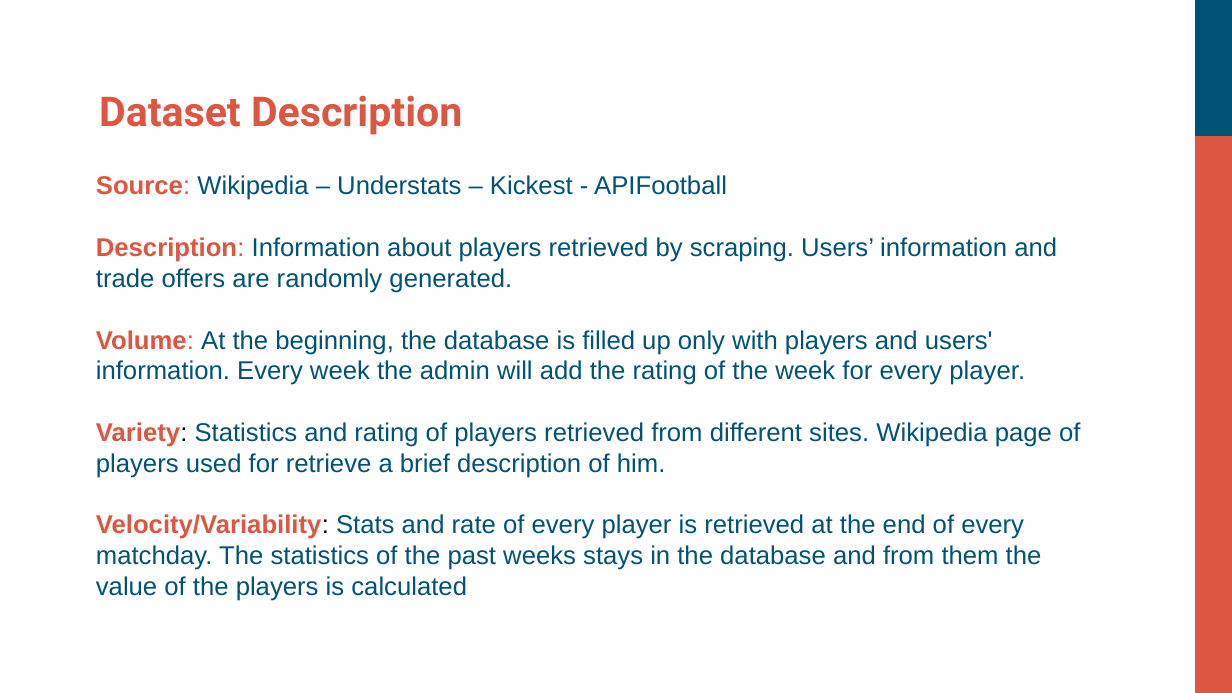
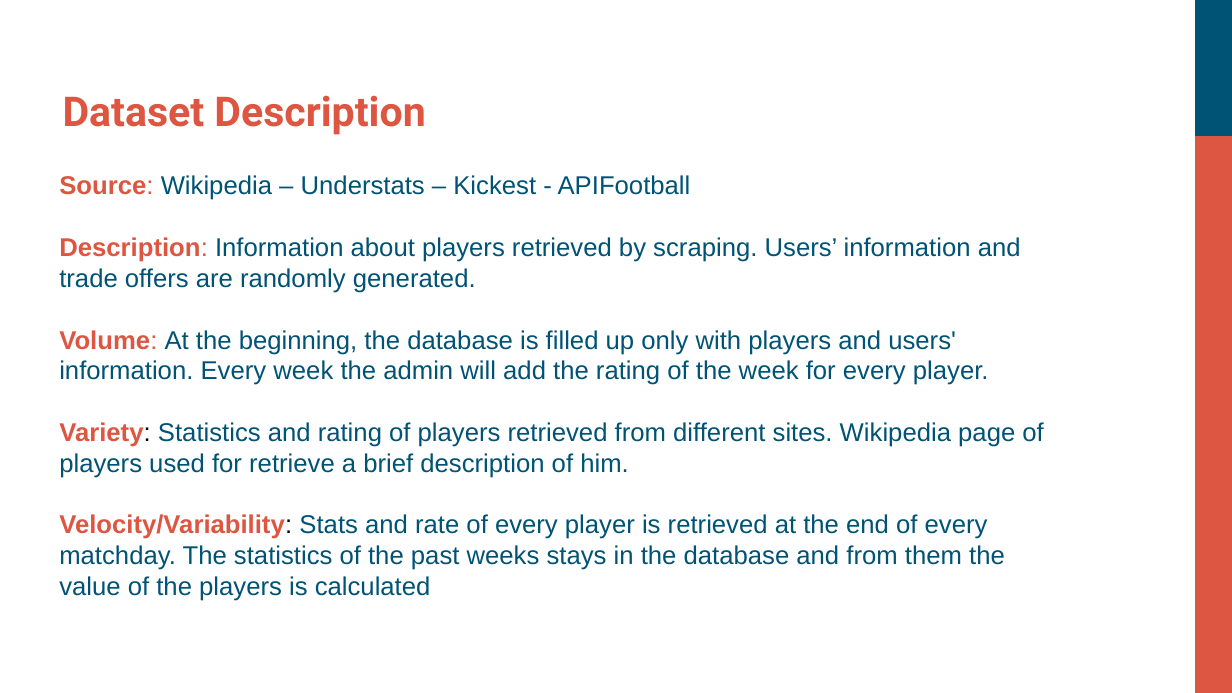
Before and after one commit to Plaza99/FantaManager, a slide deck: slide 3 of FantaManager-Presentation.pptx. Drawn at 1232x693 pixels with LibreOffice and Linux fonts; fonts in the diff are those of the drawing. Boxes give left, top, right and bottom in pixels: in the first picture for what was removed or moved away, otherwise in the second. Text is boxed around its words. In the diff, an @@ line names an element or a change of style, - is before the commit and + after.

```diff
--- a/FantaManager-Presentation.pptx
+++ b/FantaManager-Presentation.pptx
@@ title "Dataset Description": place and size @@
-title "Dataset Description" at bbox=[99, 95, 462, 135]
+title "Dataset Description" at bbox=[63, 95, 425, 135]
@@ text "Source: Wikipedia – Understats – ...": place and size @@
-text "Source: Wikipedia – Understats – ..." at bbox=[96, 175, 1080, 601]
+text "Source: Wikipedia – Understats – ..." at bbox=[59, 175, 1043, 601]
```
Also in this commit, not shown: 6 other slides changed, 1 slide added.
